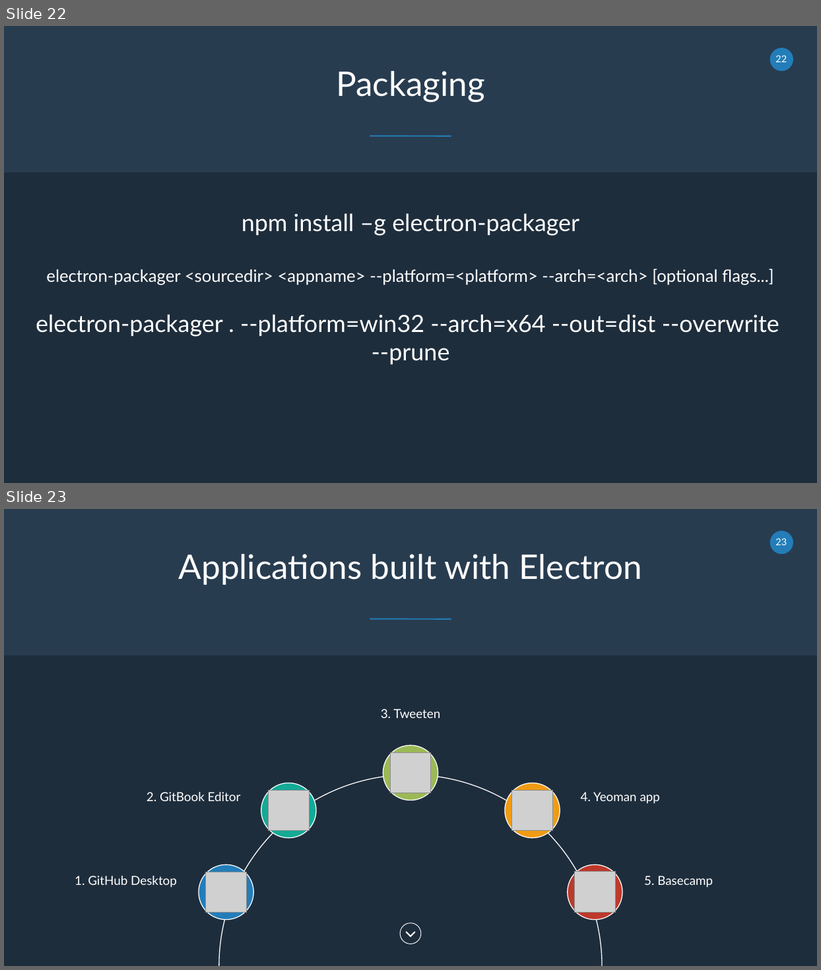
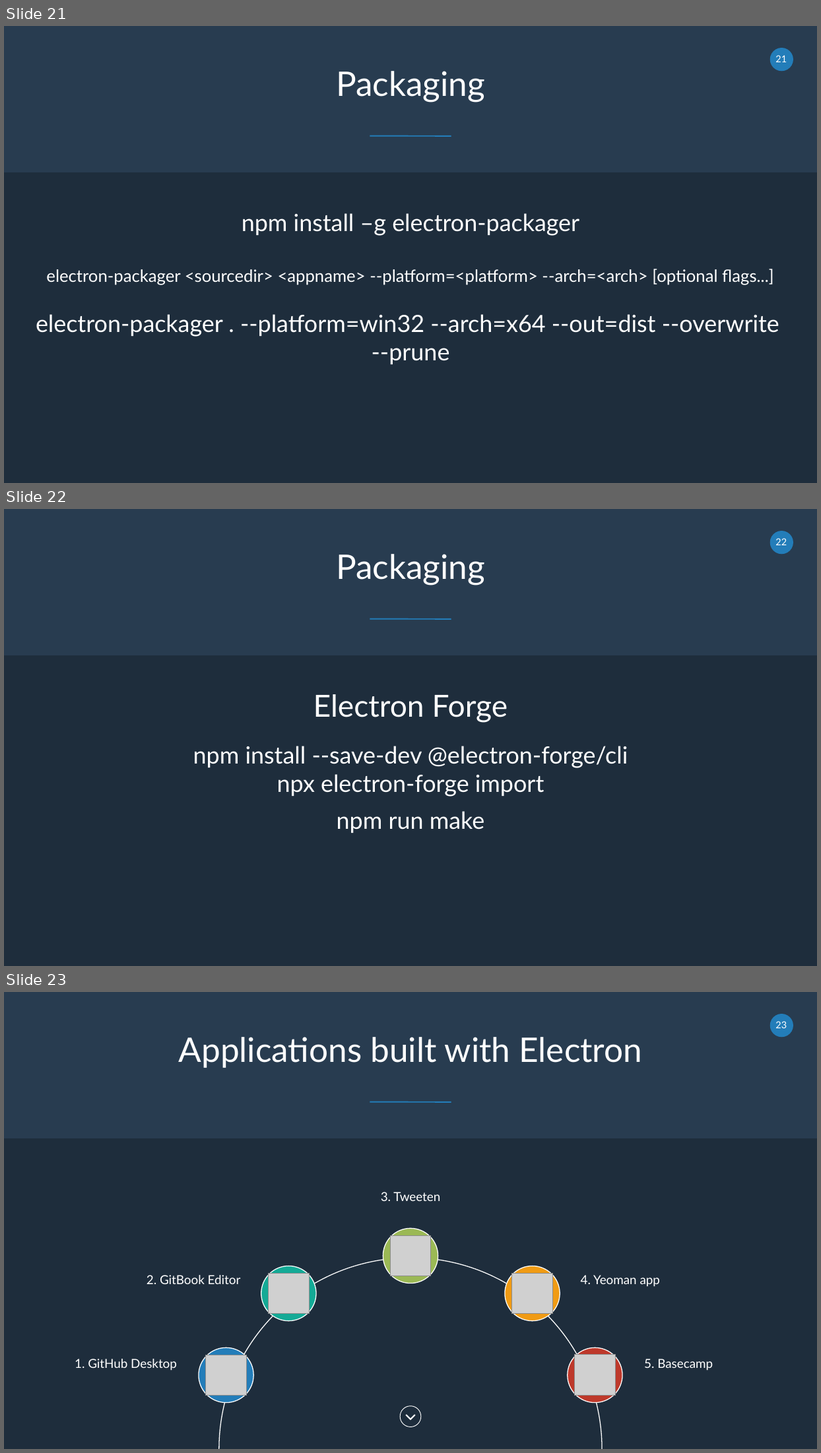
Before and after one commit to cwoodruff/electron_demos, a slide deck: Electron Desktop Development for Web Developers.pptx. Shown one above the other, each under a label of ours: slides 22 and 23 before the commit, slides 21, 22 and 23 after it. The pictures are 821x970 and 821x1453 pixels, drawn with LibreOffice and Linux fonts; fonts in the diff are those of the drawing; grey boxes stand for pictures. Boxes give left, top, right and bottom in pixels: in the first picture for what was removed or moved away, otherwise in the second. Text is boxed around its words. In the diff, an @@ line names an element or a change of style, - is before the commit and + after.

```diff
--- a/Electron Desktop Development for Web Developers.pptx
+++ b/Electron Desktop Development for Web Developers.pptx
@@ slide 22 added at box(4, 509, 817, 966), background #283C50; not listed: 4 template elements that a slide beside it also shows @@
@@ text added at box(336, 554, 485, 586), 40 pt, text #FFFFFF @@
+Packaging
@@ text added at box(314, 694, 508, 723), 36 pt, text #FFFFFF @@
+Electron Forge
@@ text added at box(193, 746, 628, 797), 28 pt, text #FFFFFF @@
+npm install --save-dev @electron-forge/cli
+npx electron-forge import
@@ text added at box(337, 811, 485, 833), 28 pt, text #FFFFFF @@
+npm run make
@@ what was slide 22 is now slide 21 @@
@@ page number at box(776, 55, 787, 62): text changed @@
-22
+21
```
Also in this commit, not shown: 2 slides changed, 1 other slide added, 2 slides removed, 2 other files.
